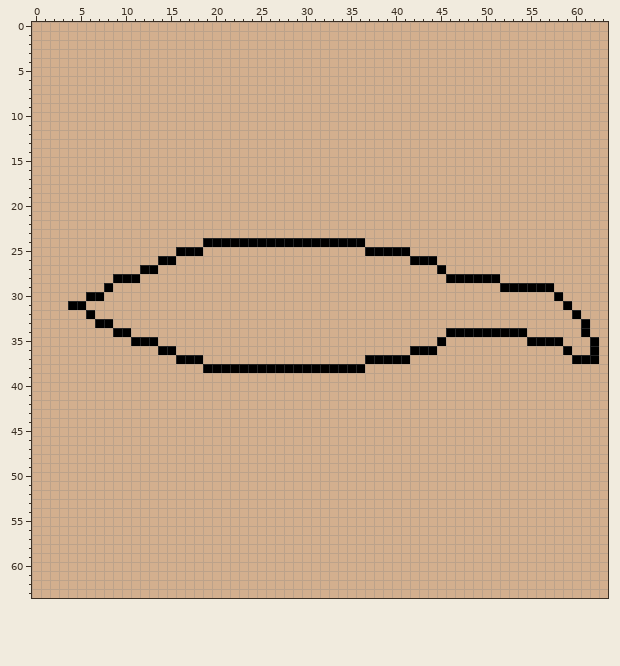
File history of a pixel-art file, Art Archive/Project Files/3_Divebomber Bat/divebomber_bat-default.aseprite. The first picture shows the starting point.
64x64 pixels, 1 frame.
After the commit:
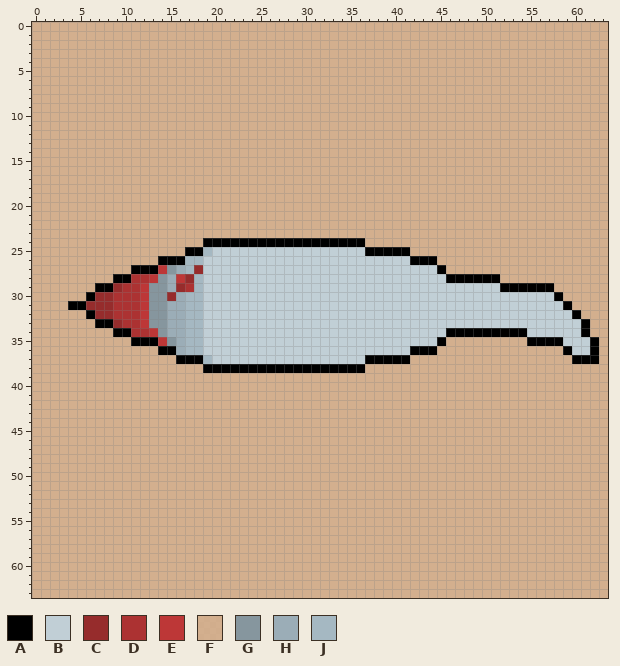
Palette (. is transparent): A #000000  B #c1cfd6  C #962c2c  D #ac3232  E #bd3737  F #eec39ad6  G #86969e  H #9badb7  J #a5b8c2
Difference:
layer "basecolor" added
layer "eye" added
Changed rows in their new state; - is an unchanged pixel.
Layers "eye", "base", "basecolor":
first column x 6:
25 ----------F--JBBBBBBBBBBBBBBBBB-------------------------
26 ----------AJJBBBBBBBBBBBBBBBBBBBBBBB--------------------
27 -----A--EGHJCBBBBBBBBBBBBBBBBBBBBBBBBBB-----------------
28 -----DDEGHECJBBBBBBBBBBBBBBBBBBBBBBBBBBB----------------
29 -A-CDDEGGHCDJBBBBBBBBBBBBBBBBBBBBBBBBBBBBBBBBB----------
30 -CCDDDEGGCHJJBBBBBBBBBBBBBBBBBBBBBBBBBBBBBBBBBBBBBBB----
31 CCCDDDEGGHHJJBBBBBBBBBBBBBBBBBBBBBBBBBBBBBBBBBBBBBBBB---
32 -CCDDDEGGHHJJBBBBBBBBBBBBBBBBBBBBBBBBBBBBBBBBBBBBBBBBB--
33 ---CDDEGGHHJJBBBBBBBBBBBBBBBBBBBBBBBBBBBBBBBBBBBBBBBBBB-
34 -----DDEGHHJJBBBBBBBBBBBBBBBBBBBBBBBBBBB---------BBBBBB-
35 --------EGHJJBBBBBBBBBBBBBBBBBBBBBBBBBB--------------BBB
36 ----------HJJBBBBBBBBBBBBBBBBBBBBBBB------------------BB
37 -------------JBBBBBBBBBBBBBBBBB-------------------------
